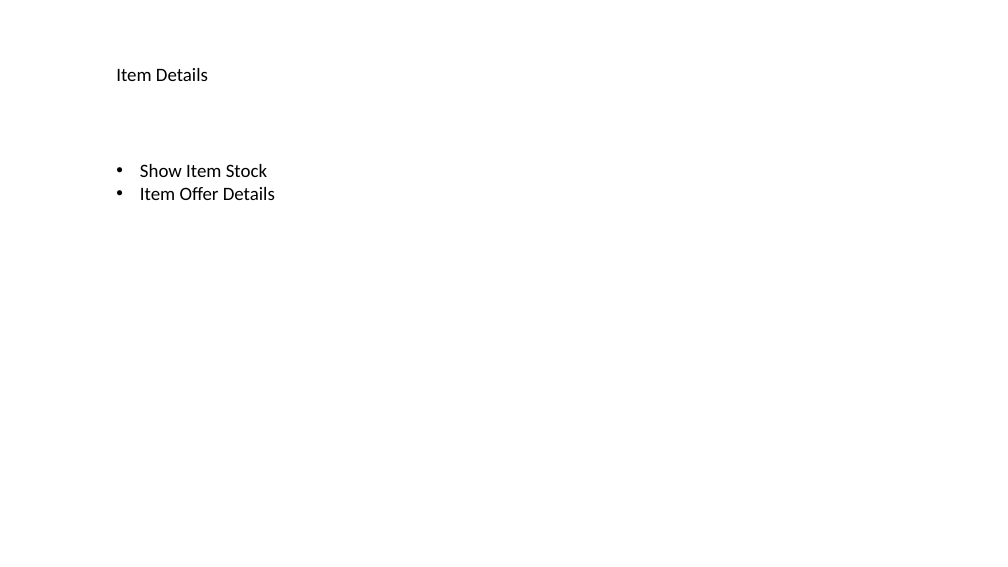
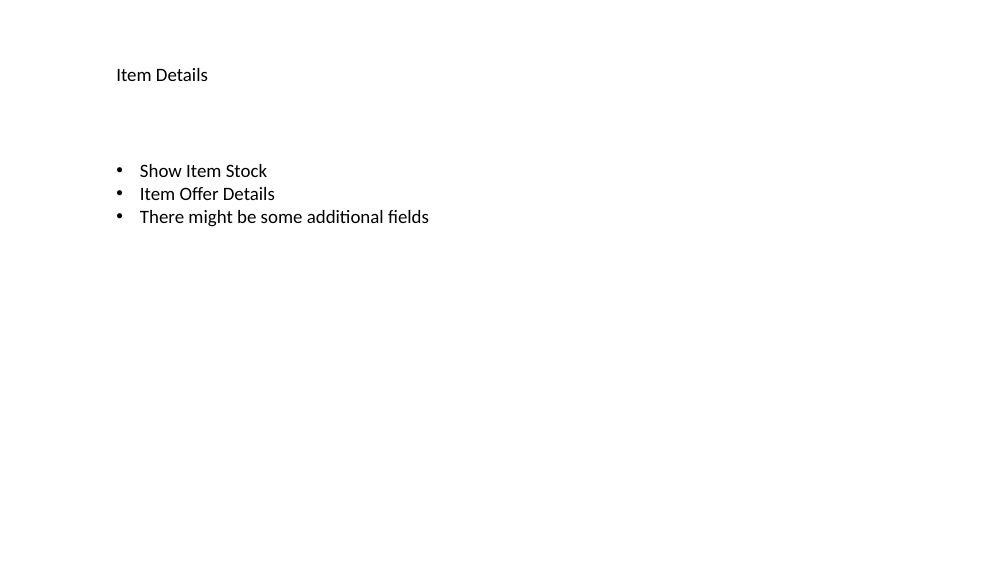
Before and after one commit to LNarendarReddy/InventoryControl, a slide deck: slide 8 of Requirements/NSRetail_Mobile_Requirements.pptx (slide 6 before the commit). Drawn at 1008x567 pixels with LibreOffice and Linux fonts; fonts in the diff are those of the drawing. Boxes give left, top, right and bottom in pixels: in the first picture for what was removed or moved away, otherwise in the second. Text is boxed around its words. In the diff, an @@ line names an element or a change of style, - is before the commit and + after.

```diff
--- a/Requirements/NSRetail_Mobile_Requirements.pptx
+++ b/Requirements/NSRetail_Mobile_Requirements.pptx
@@ text at (140,210,429,227): paragraph added @@
+• There might be some additional fields
```
Also in this commit, not shown: 1 other slide changed, 2 slides added, 2 other files.
